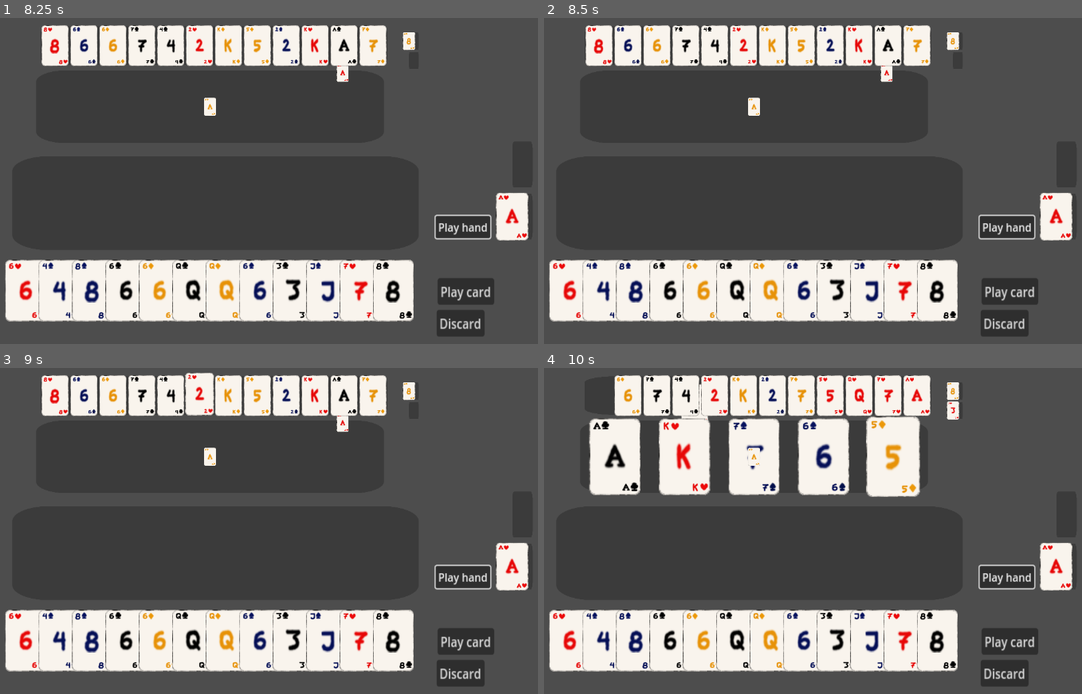
Above: before the commit, frames 1-4 (two rows, left to right).
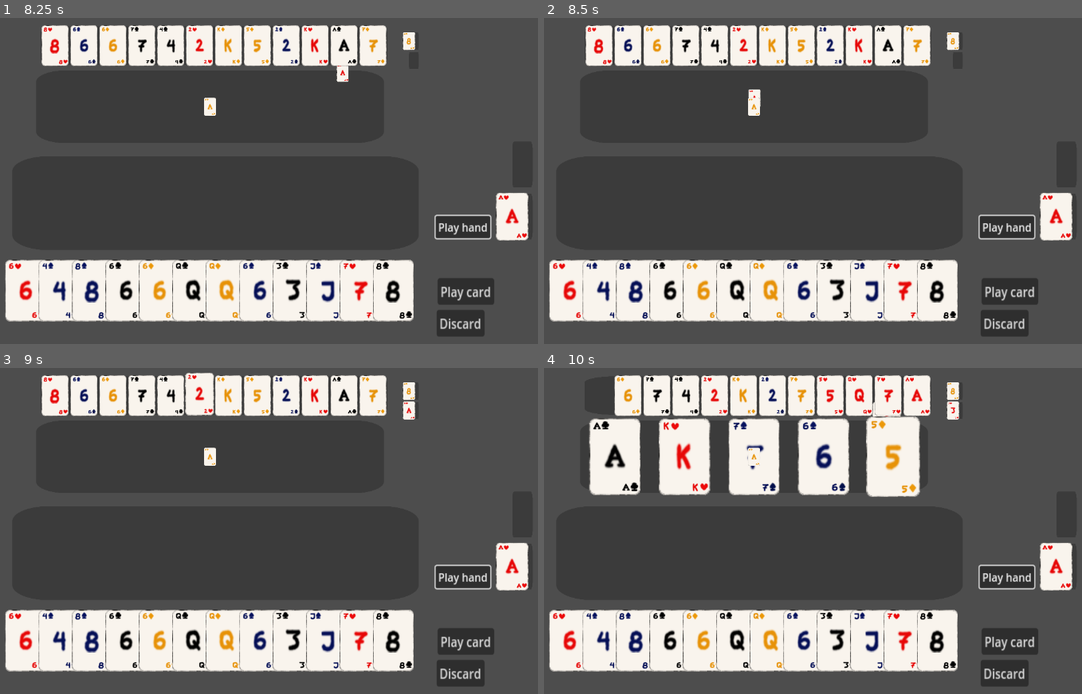
Above: after the commit, the same moments.

Repository: T33py/CardGame
Game: Godot game, scene res://TestScene.tscn
Same seed, same stepped clock (60 frames per second), same inputs: the game is played once before the commit and once after it.
Inputs (mouse positions are in pixels of both pictures, inside the frame that each line leads up to):
- Up to frame 1 (8.25 s): click "Play card" at 0.5 s; click "Play card" at 1.25 s; click "Play hand" at 2 s; click "Play hand" at 2.75 s; click "Discard" at 3.5 s; click "Discard" at 4.25 s; click "Play card" at 5 s; click "Discard" at 5.75 s; click "Play hand" at 6.5 s; tap Enter at 7.25 s; drag from (209, 99) to (408, 60) at 7.27 s; drag from (408, 60) to (209, 99) at 8.02 s
- Up to frame 2 (8.5 s): no input
- Up to frame 3 (9 s): move the mouse to (199, 394) at 8.77 s; click (199, 394) at 8.92 s
- Up to frame 4 (10 s): tap Space at 9.5 s; drag from (597, 394) to (888, 423) at 9.52 s

Frame 1 is identical in both runs. In frame 2, 0.2% of the frame differs, in the area x 37-65%, y 14-28%; in frame 3, 0.2%, in the area x 62-78%, y 10-20%; in frame 4, 0.1%.

Commit message:
Dragging cards to places is hard

Diff:
--- a/Cards/Deck.gd
+++ b/Cards/Deck.gd
@@ -40,6 +40,15 @@
 
 # Called every frame. 'delta' is the elapsed time since the previous frame.
 func _process(delta):
+	# We need to remember the card that the player picked up untill the next frame
+	# to make shure other things can react to the event that made the card not be picked up this frame
+	if clear_currently_picked_up_card:
+		if pickup_clear_next > 0:
+			pickup_clear_next = 0
+		else:
+			clear_currently_picked_up_card = false
+			currently_picked_up_card = null
+
 	return
 
 func draw_random() -> Card:
@@ -91,13 +100,18 @@
 		return
 	if currently_picked_up_card == null:
 		currently_picked_up_card = card
+		clear_currently_picked_up_card = false
+		pickup_clear_next = 0
 		print("picked up " + str(card))
 		return
 
-	if currently_picked_up_card.z_index < card.z_index:
+	elif currently_picked_up_card.z_index < card.z_index:
 		currently_picked_up_card.end_of_being_dragged()
 		currently_picked_up_card = card
+		clear_currently_picked_up_card = false
+		pickup_clear_next = 0
 		print("picked up " + str(currently_picked_up_card))
+
 	else:
 		card.end_of_being_dragged()
 	return
@@ -106,6 +120,9 @@
 	print("on card put down " + str(card))
 	if card == null:
 		return
+	if card == currently_picked_up_card:
+		clear_currently_picked_up_card = true
+		pickup_clear_next = 1
 	return
 
 func setup_default_deck():
--- a/Cards/Hand.gd
+++ b/Cards/Hand.gd
@@ -133,6 +133,7 @@
 	if play_area.play_card(card):
 		selected_card = null
 		disconnect_card(card)
+		display_area.layout_cards()
 		return true
 	return false
 
--- a/Cards/PlayArea.gd
+++ b/Cards/PlayArea.gd
@@ -120,8 +120,6 @@
 		if hovered:
 			if event.button_index == MOUSE_BUTTON_LEFT and not event.pressed:
 				lmb_up.emit()
-		if event.button_index == MOUSE_BUTTON_LEFT and not event.pressed:
-			print("lmb up")
 	pass # Replace with function body.
 
 
--- a/Cards/PlayArea.tscn
+++ b/Cards/PlayArea.tscn
@@ -5,7 +5,7 @@
 [ext_resource type="Script" path="res://Cards/CardDisplayArea.gd" id="3_8jc4v"]
 
 [sub_resource type="RectangleShape2D" id="RectangleShape2D_qiu6q"]
-size = Vector2(1922, 823)
+size = Vector2(1922, 1042)
 
 [node name="PlayArea" type="Node2D"]
 script = ExtResource("1_4gv8r")
@@ -18,7 +18,7 @@
 [node name="Area2D" type="Area2D" parent="."]
 
 [node name="CollisionShape2D" type="CollisionShape2D" parent="Area2D"]
-position = Vector2(1, -129.5)
+position = Vector2(1, -20)
 shape = SubResource("RectangleShape2D_qiu6q")
 
 [connection signal="input_event" from="Area2D" to="." method="_on_area_2d_input_event"]
--- a/Util/DoThingsLater.gd
+++ b/Util/DoThingsLater.gd
@@ -3,6 +3,13 @@
 class_name DoThingsLater
 
 var things_to_do_each_frame: Array[Callable] = []
+var things_to_do_on_a_timer: Array[Callable] = []
+var thing_timers: Array[float] = []
+var thing_timer_durations: Array[float] = []
+
+# don't keep alocating these needlessly
+var something_timed_out = false
+var things_that_timed_out: Array[int] = []
 
 # Called when the node enters the scene tree for the first time.
 func _ready():
@@ -14,6 +21,21 @@
 	if len(things_to_do_each_frame) > 0:
 		for thing in things_to_do_each_frame:
 			thing.call()
+
+	if len(things_to_do_on_a_timer) > 0:
+		for i in range(len(things_to_do_on_a_timer)):
+			thing_timers[i] -= delta
+			if thing_timers[i] <= 0:
+				things_that_timed_out.append(i)
+				something_timed_out = true
+
+		if something_timed_out:
+			for i in things_that_timed_out:
+				things_to_do_on_a_timer[i].call()
+				thing_timers[i] += thing_timer_durations[i]
+
+
+			things_that_timed_out.clear()
 	return
 
 
@@ -26,6 +48,17 @@
 	remove_from_list(thing, things_to_do_each_frame)
 	return
 
+func add_thing_to_do_on_a_timer(thing: Callable, time: float):
+	things_to_do_on_a_timer.append(thing)
+	thing_timers.append(time)
+	thing_timer_durations.append(time)
+	return
+
+func remove_thing_to_do_on_a_timer(thing: Callable):
+	remove_from_synched_lists(thing, things_to_do_on_a_timer, [thing_timers, thing_timer_durations])
+	return
+
+
 func remove_from_list(item, list: Array):
 	for i in range(len(list)):
 		if list[i] == item:
@@ -33,3 +66,13 @@
 			print("removed a thing " + str(item))
 			break
 	return
+
+func remove_from_synched_lists(item, list_with_item: Array, other_lists: Array):
+	for i in range(len(list_with_item)):
+		if list_with_item[i] == item:
+			list_with_item.remove_at(i)
+			for list in other_lists:
+				list.remove_at(i)
+			print("removed a thing " + str(item))
+			break
+	return
